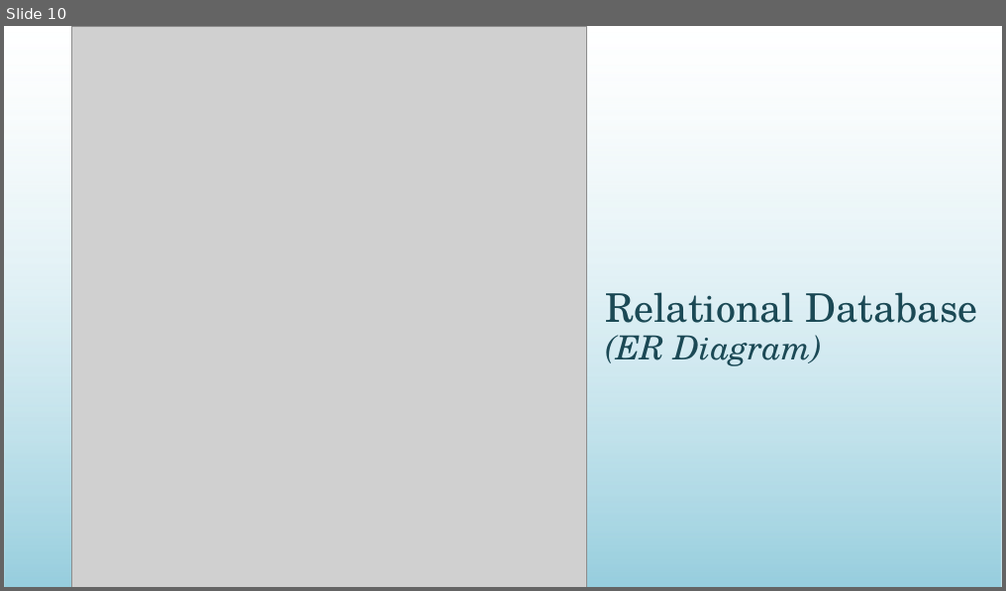
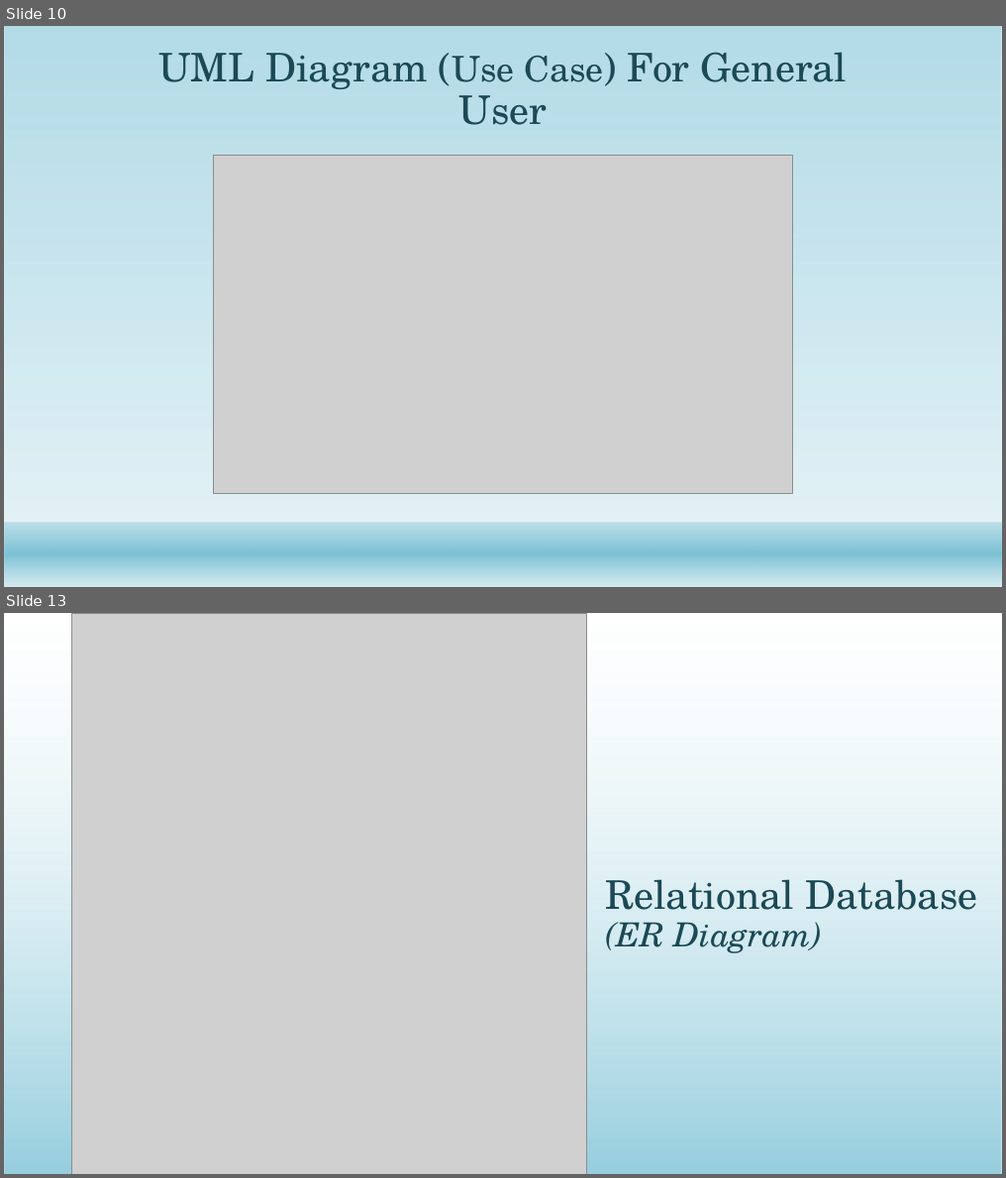
Before and after one commit to IAmMonmoy/Practice-work, a slide deck: NilamHut.pptx. Shown one above the other, each under a label of ours: slide 10 before the commit, slides 10 and 13 after it; the slides between them are not shown. The pictures are 1006x591 and 1006x1178 pixels, drawn with LibreOffice and Linux fonts; fonts in the diff are those of the drawing; grey boxes stand for pictures; background and template pictures are left out. Boxes give left, top, right and bottom in pixels: in the first picture for what was removed or moved away, otherwise in the second. Text is boxed around its words. In the diff, an @@ line names an element or a change of style, - is before the commit and + after.

```diff
--- a/NilamHut.pptx
+++ b/NilamHut.pptx
@@ slide 10 added at [4, 26, 1002, 587], background #FFFFFF @@
@@ rectangle added at [4, 26, 1002, 587], fill gradient #7DC2D6 to #D4EBF1 @@
@@ title added at [158, 52, 847, 125], 38 pt, text #1B4855 @@
+UML Diagram (Use Case) For General User
@@ picture added at [214, 155, 793, 494] @@
@@ rectangle added at [4, 522, 1002, 587], fill gradient #7DC2D6 to #D4EBF1 @@
@@ what was slide 10 is now slide 13 @@
```
Also in this commit, not shown: 1 slide changed, 2 other slides added, 3 other files.
